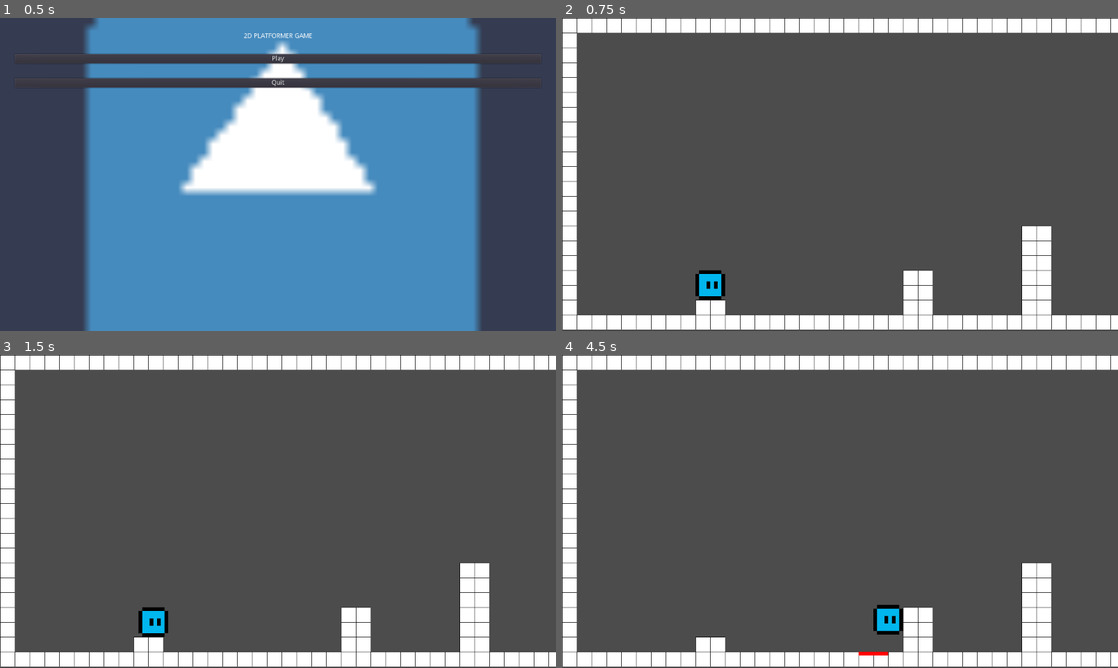
Above: before the commit, frames 1-4 (two rows, left to right).
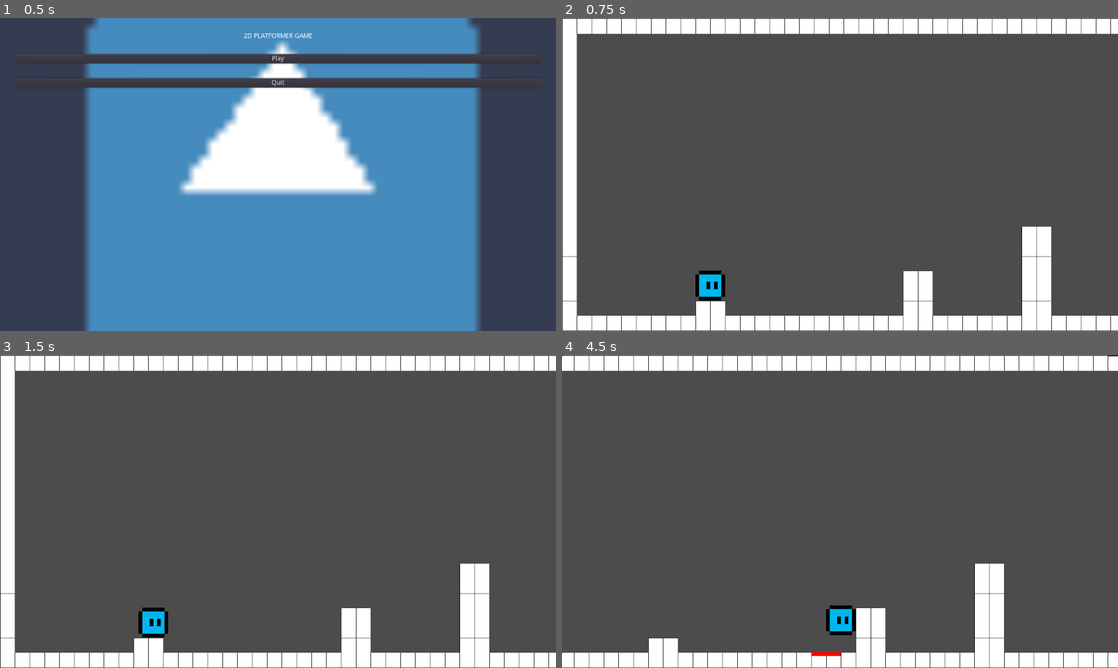
Above: after the commit, the same moments.

Repository: catsolutions1/daniel
Game: Godot game, scene res://scenes/main.tscn
The game is run twice, just before and just after one commit, with the same random seed, the same clock (stepped at 60 frames per second) and the same inputs. The engine's default icon, where the game draws it, is replaced by a stand-in: a white triangle on a blue panel in a dark square.
Inputs:
- Up to frame 1 (0.5 s): no input
- Up to frame 2 (0.75 s): click "Play" at 0.5 s
- Up to frame 3 (1.5 s): tap Enter at 1.25 s; hold D (move_right) from 1.28 s (still down)
- Up to frame 4 (4.5 s): tap Space (hop) at 1.52, 2.27, 3.77 s; release D (move_right) at 2.78 s; hold A (move_left) 2.78-3.53 s; hold D (move_right) from 3.53 s (still down)

Frame 1 is identical in both runs. In frame 2, 1.8% of the frame differs, in the area x 0-100%, y 0-100%; in frame 3, 1.8%; in frame 4, 11%.

Commit message:
camera fix

Diff:
--- a/project.godot
+++ b/project.godot
@@ -79,6 +79,11 @@
 "events": [ Object(InputEventKey,"resource_local_to_scene":false,"resource_name":"","device":0,"alt":false,"shift":false,"control":false,"meta":false,"command":false,"pressed":false,"scancode":32,"physical_scancode":0,"unicode":0,"echo":false,"script":null)
  ]
 }
+warp={
+"deadzone": 0.5,
+"events": [ Object(InputEventKey,"resource_local_to_scene":false,"resource_name":"","device":0,"alt":false,"shift":false,"control":false,"meta":false,"command":false,"pressed":false,"scancode":16777237,"physical_scancode":0,"unicode":0,"echo":false,"script":null)
+ ]
+}
 
 [layer_names]
 
--- a/scenes/levels/level_1.tscn
+++ b/scenes/levels/level_1.tscn
@@ -1,5 +1,6 @@
-[gd_scene load_steps=5 format=2]
+[gd_scene load_steps=6 format=2]
 
+[ext_resource path="res://scenes/player_camera.tscn" type="PackedScene" id=1]
 [ext_resource path="res://scenes/entities/player.tscn" type="PackedScene" id=2]
 [ext_resource path="res://scenes/tilemaps/floor_tiles.tscn" type="PackedScene" id=4]
 [ext_resource path="res://scripts/level.gd" type="Script" id=5]
@@ -38,3 +39,5 @@
 [node name="CollisionShape2D" type="CollisionShape2D" parent="room_1"]
 position = Vector2( 1040, -48 )
 shape = SubResource( 1 )
+
+[node name="player_camera" parent="." instance=ExtResource( 1 )]
--- a/scenes/main.tscn
+++ b/scenes/main.tscn
@@ -1,7 +1,7 @@
 [gd_scene load_steps=5 format=2]
 
 [ext_resource path="res://scenes/ui/main_menu.tscn" type="PackedScene" id=1]
-[ext_resource path="res://scenes/main.gd" type="Script" id=2]
+[ext_resource path="res://scripts/main.gd" type="Script" id=2]
 [ext_resource path="res://scripts/level_data.gd" type="Script" id=3]
 
 [sub_resource type="Resource" id=1]
--- /dev/null
+++ b/scenes/player_camera.tscn
@@ -0,0 +1,7 @@
+[gd_scene load_steps=2 format=2]
+
+[ext_resource path="res://scripts/player_camera.gd" type="Script" id=1]
+
+[node name="player_camera" type="Camera2D"]
+current = true
+script = ExtResource( 1 )
--- a/scripts/global.gd
+++ b/scripts/global.gd
@@ -6,7 +6,8 @@
 var room_pause: bool = false
 export var room_pause_time: float = 0.2
 
-signal level_loaded
+func _ready():
+	get_node("/root/LevelManager").connect("level_loaded", self, "_on_level_loaded")
 
 func change_room(room_position: Vector2, room_size: Vector2) -> void:
 	player_camera.current_room_center = room_position
@@ -16,6 +17,6 @@
 	yield(get_tree().create_timer(room_pause_time), "timeout")
 	room_pause = false
 
-func _on_global_level_loaded():
+func _on_level_loaded():
 	player_camera = get_tree().current_scene.get_node("2d_scene/level_1/player_camera")
 	player = get_tree().current_scene.get_node("2d_scene/level_1/player")
--- a/scripts/level_manager.gd
+++ b/scripts/level_manager.gd
@@ -4,6 +4,8 @@
 
 var main_scene: Node2D = null
 var loaded_level: Level = null
+
+signal level_loaded
 
 func unload_level() -> void:
 	if is_instance_valid(loaded_level):
--- a/scripts/player.gd
+++ b/scripts/player.gd
@@ -138,4 +138,4 @@
 	var collision_shape: CollisionShape2D = area.get_node("CollisionShape2D")
 	var size: Vector2 = collision_shape.shape.extents * 2
 
-#	LevelManager.change_room(collision_shape.global_position, size)
+	Global.change_room(collision_shape.global_position, size)
--- a/scripts/player_camera.gd
+++ b/scripts/player_camera.gd
@@ -16,7 +16,7 @@
 	yield(get_tree().create_timer(0.1), "timeout")
 	smoothing = follow_smoothing
 
-func _physics_process(delta: float) -> void:
+func _physics_process(_delta: float) -> void:
 	zoom_view_size = view_size * zoom
 
 	var target_position := calculate_target_position(current_room_center, current_room_size)
@@ -34,13 +34,13 @@
 	else:
 		var left_limit: float = room_center.x - x_margin
 		var right_limit: float = room_center.x + x_margin
-		return_position.x = clamp(LevelManager.player.position.x, left_limit, right_limit)
+		return_position.x = clamp(Global.player.position.x, left_limit, right_limit)
 
 	if y_margin <= 0:
 		return_position.y = room_center.y
 	else:
 		var top_limit: float = room_center.y - y_margin
 		var bottom_limit: float = room_center.y + y_margin
-		return_position.y = clamp(LevelManager.player.position.y, top_limit, bottom_limit)
+		return_position.y = clamp(Global.player.position.y, top_limit, bottom_limit)
 
 	return return_position
Renamed: scenes/main.gd -> scripts/main.gd
